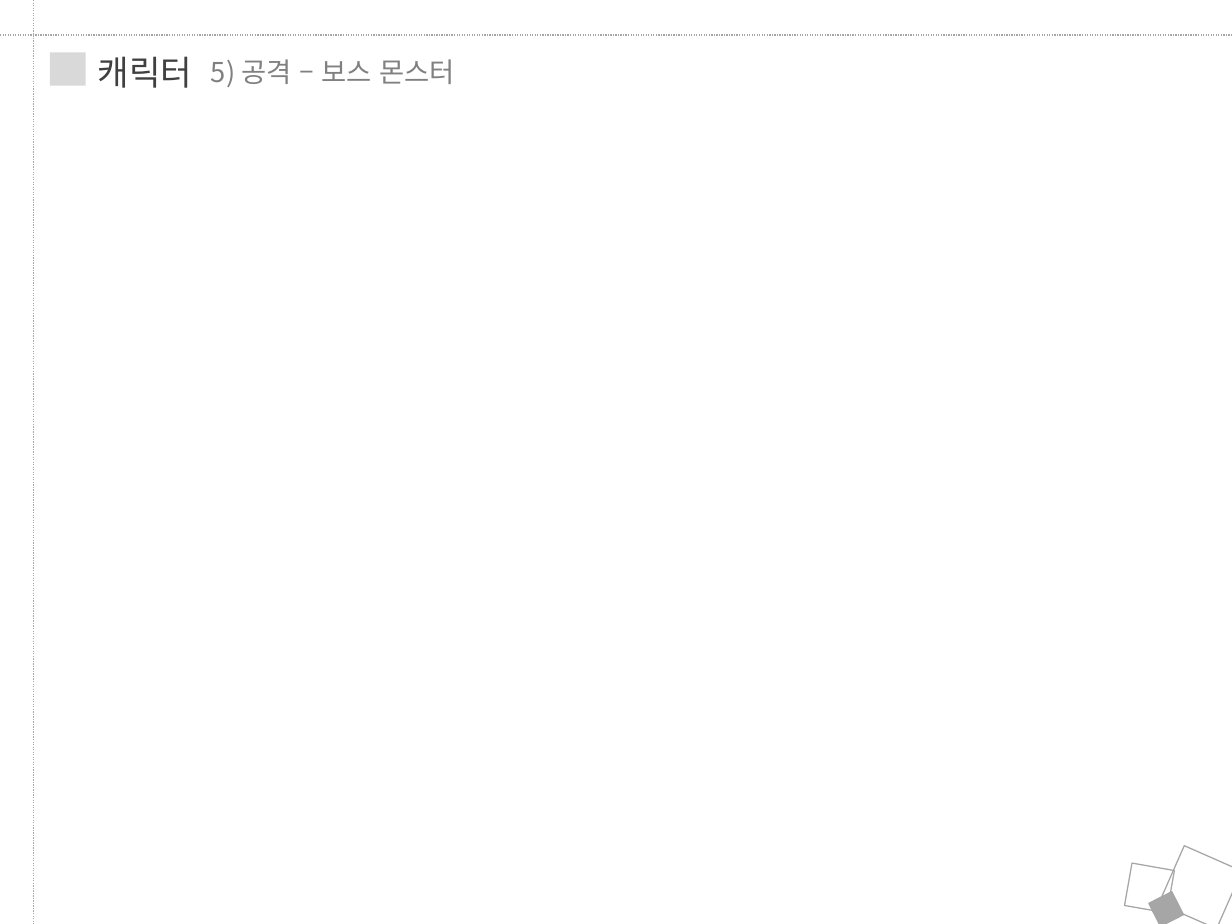
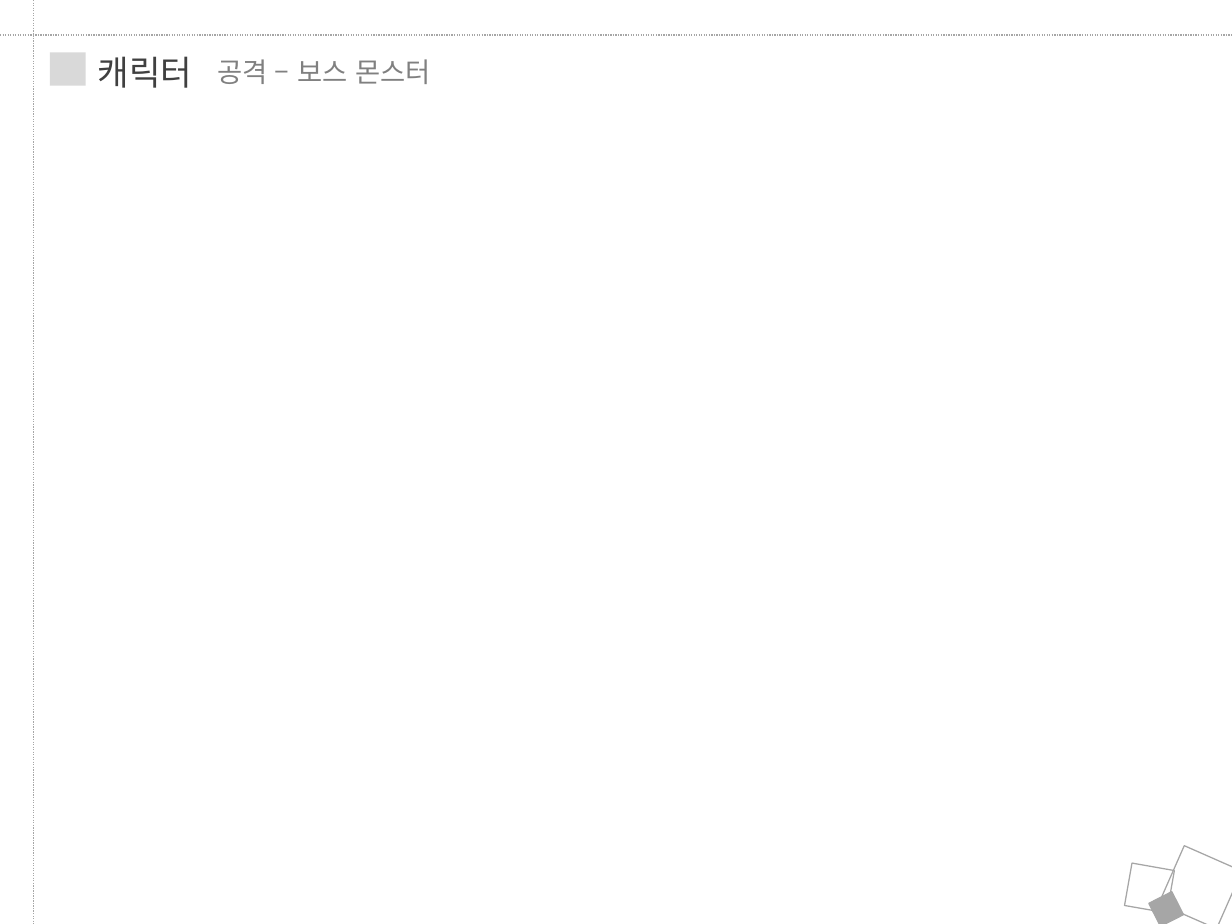
Before and after one commit to JungRobbi/ZolZak, a slide deck: slide 10 of Document/ppt.pptx (slide 21 before the commit). Drawn at 1232x924 pixels with LibreOffice and Linux fonts; fonts in the diff are those of the drawing. Boxes give left, top, right and bottom in pixels: in the first picture for what was removed or moved away, otherwise in the second. Text is boxed around its words. In the diff, an @@ line names an element or a change of style, - is before the commit and + after.

```diff
--- a/Document/ppt.pptx
+++ b/Document/ppt.pptx
@@ text at (217,59,430,84): text changed @@
-5) 공격 – 보스 몬스터
+공격 – 보스 몬스터
```
Also in this commit, not shown: 8 other slides changed, 18 slides removed.
